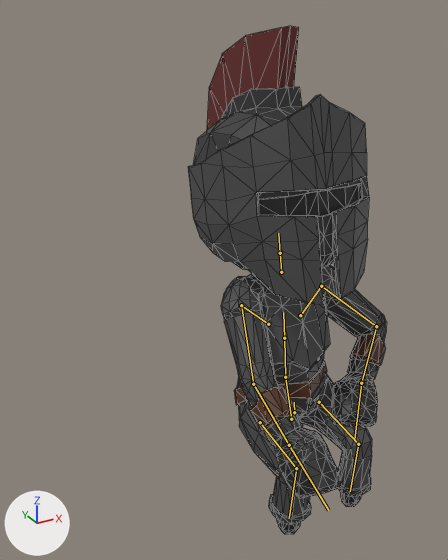
A saved change to the glTF model assets/models/Knight_Male.gltf.
Before and after are seen from a 50 mm lens placed at (-2.2, -2.58, 3.27), pointed at (-0.44, 0.63, 1.67). The axes (+X, +Y, +Z) are drawn at lower left. The lights are the same throughout. The picture after the commit comes second. Both versions are drawn at frame 0 of the action 'StandUp'; the numbers are the values there. The bones that change, and the others that lie on the model, are drawn over the model as lines. Mesh edges are drawn as thin lines.

Objects in the first picture: 'Body'.
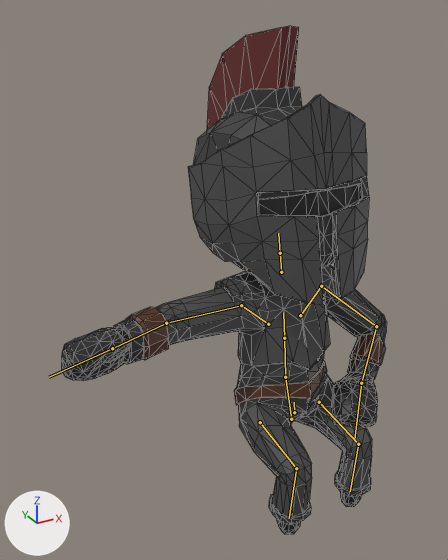
Location of each change, [x1, y1, x2, y2] in pixels of the pictures (448 x 560 px):
'Body', posed (63% wider)
    before: [188, 26, 387, 534]
    after: [62, 26, 387, 534]
bone 'UpperArm.R', root to tip
    before: (241, 305) to (253, 384)
    after: (241, 305) to (166, 323)

What the commit changed:
Bone 'UpperArm.R' (bone_upperarm_r) turns from (-58, 5, 60) to (0, 0, 0) degrees about its own x, y and z.
